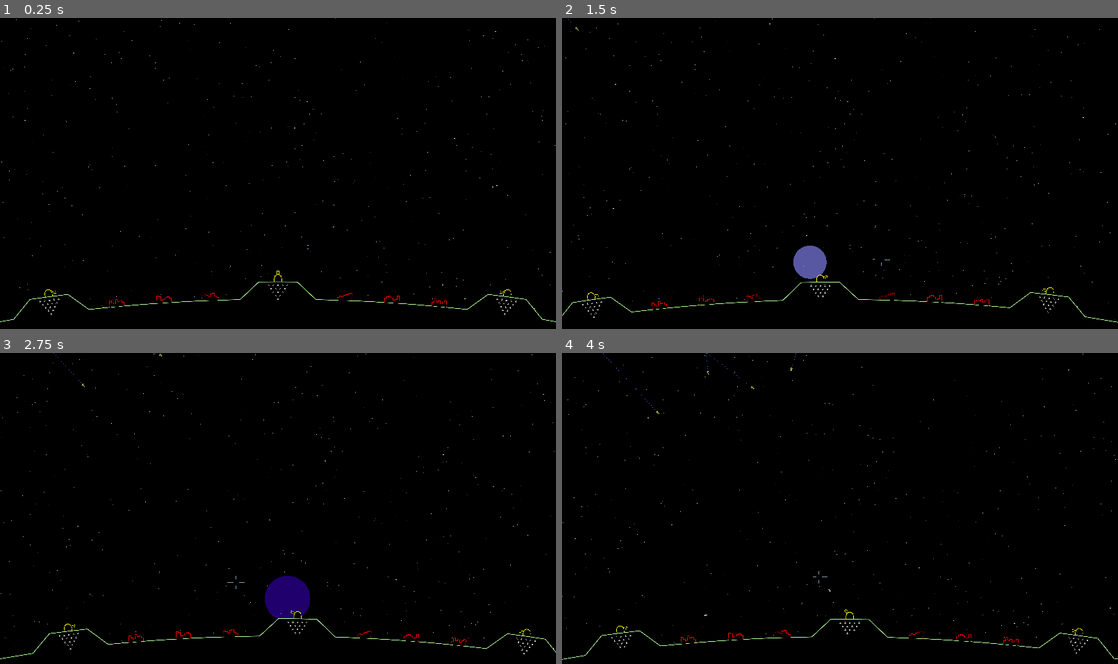
Above: before the commit, frames 1-4 (two rows, left to right).
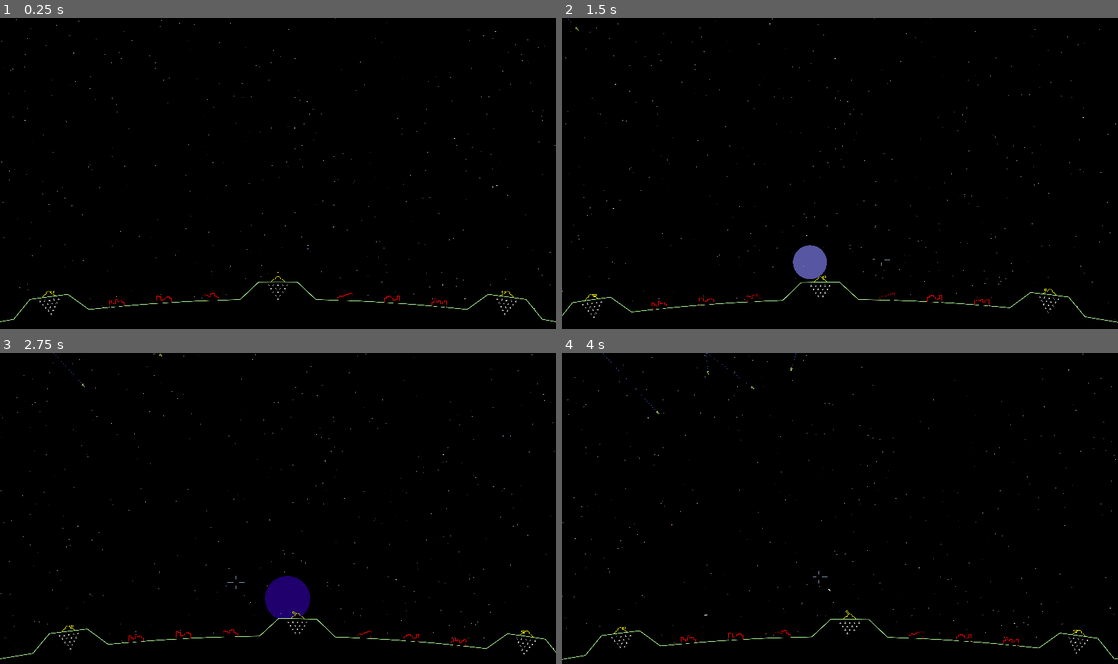
Above: after the commit, the same moments.

Repository: tartley/missile-commander
Game: Godot game, scene res://src/main/main.tscn
Same seed, same stepped clock (60 frames per second), same inputs: the game is played once before the commit and once after it.
Inputs (mouse positions are in pixels of both pictures, inside the frame that each line leads up to):
- Up to frame 1 (0.25 s): no input
- Up to frame 2 (1.5 s): tap Enter at 0.5 s; move the mouse to (834, 179) at 0.52 s; hold W from 0.53 s (still down); move the mouse to (878, 176) at 1.27 s
- Up to frame 3 (2.75 s): keep holding W; move the mouse to (233, 505) at 2.02 s
- Up to frame 4 (4 s): move the mouse to (845, 508) at 2.77 s; release W at 2.78 s; hold A 2.78-3.53 s; move the mouse to (817, 502) at 3.52 s; hold W from 3.53 s (still down)

The runs differ from the first frame. In frame 1, less than 0.1% of the frame differs, in the area x 7-93%, y 81-90%; in frame 2, less than 0.1%, in the area x 4-89%, y 72-91%; in frame 3, less than 0.1%; in frame 4, less than 0.1%.

Commit message:
Wider base shape

Diff:
--- a/src/base/base.gd
+++ b/src/base/base.gd
@@ -3,7 +3,7 @@
 const BangFeatureScene:PackedScene = preload("res://src/bang_feature/bang_feature.tscn")
 const ShotScene:PackedScene = preload("res://src/shot/shot.tscn")
 
-const SIZE := 100.0
+const SIZE := 75.0
 const FORE := Color.YELLOW
 const FORE_DESTROYED := Color(.3, .3, .3)
 const FILL := Color.BLACK
@@ -16,7 +16,8 @@
 
 func _ready():
     self.name = Common.get_unique_name(self)
-    $Turret.position = Vector2(0, SIZE / 4)
+    $Turret.size = SIZE
+    $Turret.position = Vector2(0, SIZE * 3/8)
     self.add_to_group("bases")
 
 func _process(_delta:float):
@@ -27,27 +28,29 @@
 
 func _draw():
     draw_polygon(self.verts, [FILL])
-    draw_polyline(self.verts, self.color, 3.0, true)
+    draw_polyline(self.verts, self.color, 2.0, true)
 
-func get_semicircle(center, radius, segments) -> Array[Vector2]:
+func get_dome(center, radius, segments) -> Array[Vector2]:
     var vs:Array[Vector2] = []
     for segment in range(segments + 1):
-        var angle:float = PI - PI * segment / segments
+        var angle:float = PI * 3/4 - PI/2 * segment / segments
         var vert:Vector2 = center + Vector2.from_angle(angle) * radius
         vs.append(vert)
     return vs
 
 func get_verts() -> Array[Vector2]:
-    const DOME_SEGMENTS := 5
+    const DOME_SEGMENTS := 10
     var vs:Array[Vector2] = []
     vs.append_array([
-        Vector2(-SIZE/4, 0), # support left base
-        Vector2(-SIZE/4, SIZE/4), # support left top
+        Vector2(-SIZE*5/8, 0), # support left base
+        Vector2(-SIZE*3/8, SIZE/4), # support left corner
+        Vector2(-SIZE*2/8, SIZE/4), # left edge of dome
     ])
-    vs.append_array(get_semicircle(Vector2(0, SIZE/4), SIZE/4, DOME_SEGMENTS))
+    vs.append_array(get_dome(Vector2(0, SIZE/4), SIZE/4, DOME_SEGMENTS))
     vs.append_array([
-        Vector2(+SIZE/4, SIZE/4), # suppport right top
-        Vector2(+SIZE/4, 0), # support right base
+        Vector2(+SIZE*2/8, SIZE/4), # left edge of dome
+        Vector2(+SIZE*3/8, SIZE/4), # suppport right corner
+        Vector2(+SIZE*5/8, 0), # support right base
     ])
     return vs
 
--- a/src/base/turret.gd
+++ b/src/base/turret.gd
@@ -1,29 +1,30 @@
 extends Node2D
 
-const SIZE := 100.0
 const FORE := Color.YELLOW
 const FORE_DESTROYED := Color(.3, .3, .3)
 const FILL := Color.BLACK
 
+var size:float
 var destroyed:bool = false
 var verts:Array[Vector2]
 var color:Color
 
-func _init():
+func _ready():
+    self.size = get_parent().SIZE
     self.verts = get_verts()
     self.color = FORE
 
 func _draw():
     draw_polygon(self.verts, [FILL])
-    draw_polyline(self.verts, self.color, 3.0)
+    draw_polyline(self.verts, self.color, 2.0, true)
 
 func get_verts() -> Array[Vector2]:
     # A rectangular gun turret, pointing +x
     return [
-        Vector2(     0,  SIZE/16), # left(base) top
-        Vector2(SIZE/2,  SIZE/16), # right(tip) top
-        Vector2(SIZE/2, -SIZE/16), # right(tip) bottom
-        Vector2(     0, -SIZE/16), # left(base) bottom
+        Vector2(     0,  size/16), # left(base) top
+        Vector2(size/2,  size/16), # right(tip) top
+        Vector2(size/2, -size/16), # right(tip) bottom
+        Vector2(     0, -size/16), # left(base) bottom
     ]
 
 func destroy() -> void:
